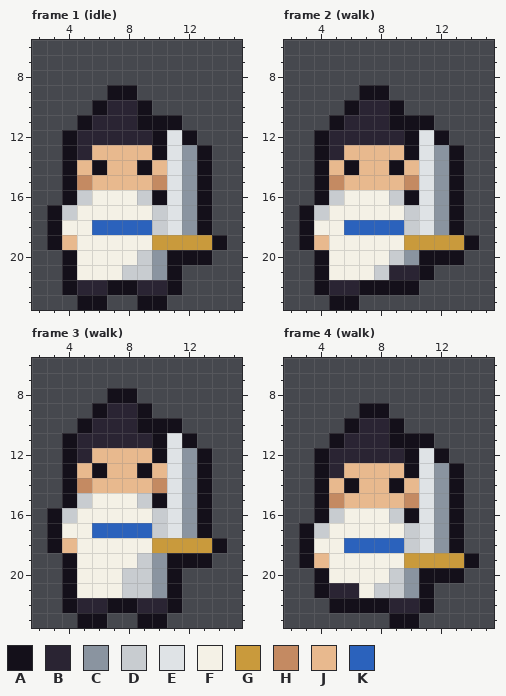
Pixel-art file: art/bodies/orthodox.aseprite. Above, as it was before the edit.
16x24 pixels, 42 frames. Colours within 5 levels of each other are drawn and written as one. Shown: frame 1 (idle): x 2..15, y 6..23; frame 2 (walk): x 2..15, y 6..23; frame 3 (walk): x 2..15, y 6..23; frame 4 (walk): x 2..15, y 6..23. The commit also changed other frames, which this record leaves out.
Palette (. is transparent): A #14101a  B #2a2433  C #8a94a0  D #c8ccd0  E #dfe3e6  F #f4f1e6  G #c99a3c  H #c48a62  J #e8b98e  K #2b62bc
Now the later version:
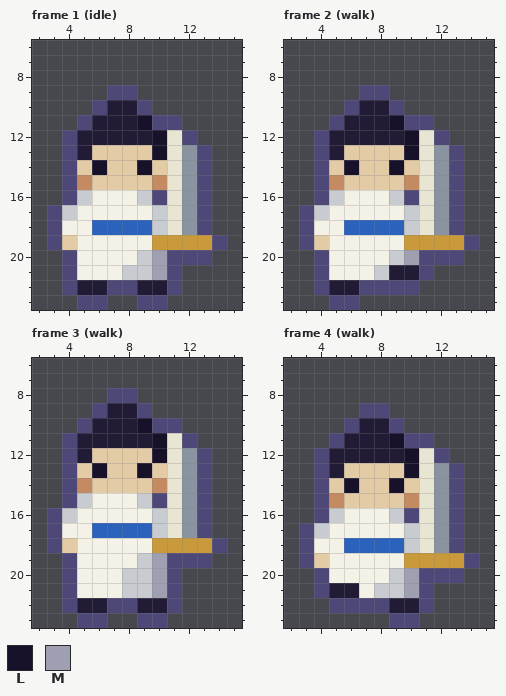
Colours new in this view: L #171229  M #9ea0b2
Changes in this commit:
colour A: #14101a -> #4d4878
colour B: #2a2433 -> #221b35
colour E: #dfe3e6 -> #e9e5d3
colour J: #e8b98e -> #e3cba6
Changed rows in their new state; - is a pixel that keeps its letter.
Frame 1 (idle):
first column x 6:
11 ---L-
12 ----L
13 ----L
14 L--L-
first column x 10:
20 M
21 M
Frame 2 (walk):
first column x 6:
11 ---L-
12 ----L
13 ----L
14 L--L-
first column x 10:
20 M
Frame 3 (walk):
first column x 6:
10 ---L-
11 ----L
12 ----L
13 L--L-
first column x 10:
19 M
20 M
21 M
Frame 4 (walk): the same change as frame 1 (idle)
Where, in picture pixels (left, top, right, bottom), the same in both pictures:
changed: (47, 85, 227, 310)
changed: (299, 85, 479, 310)
changed: (47, 388, 227, 628)
changed: (299, 403, 479, 628)
